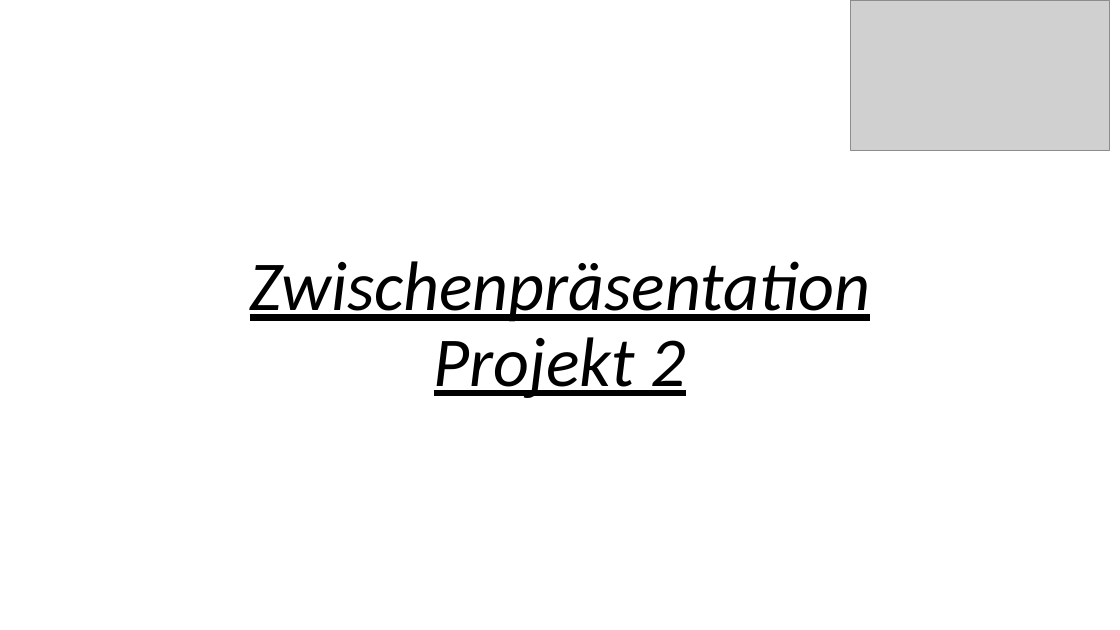
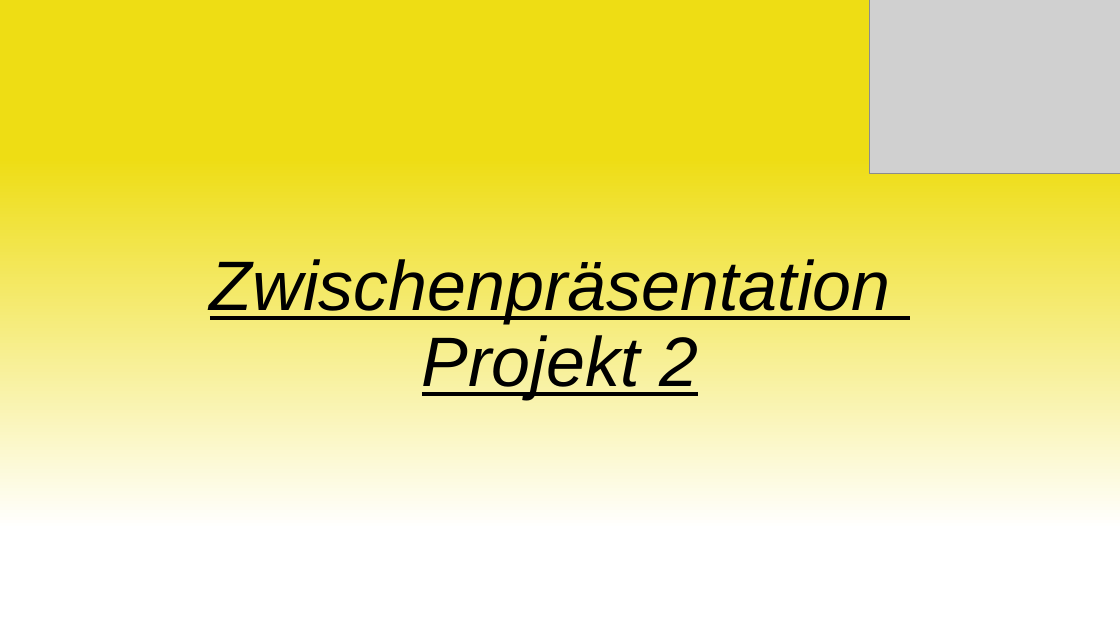
Before and after one commit to Swissmade41/EMI-Filter, a slide deck: slide 1 of Präsentation/Zwischenpräsentation.pptx. Drawn at 1120x630 pixels with LibreOffice and Linux fonts; fonts in the diff are those of the drawing; grey boxes stand for pictures. Boxes give left, top, right and bottom in pixels: in the first picture for what was removed or moved away, otherwise in the second. Text is boxed around its words. In the diff, an @@ line names an element or a change of style, - is before the commit and + after.

```diff
--- a/Präsentation/Zwischenpräsentation.pptx
+++ b/Präsentation/Zwischenpräsentation.pptx
@@ background #FFFFFF to gradient #FFFFFF to #EEDD14 @@
@@ picture: place and size @@
-picture at bbox=[850, 0, 1109, 150]
+picture at bbox=[870, 0, 1120, 173]
@@ title "Zwischenpräsentation Projekt 2" at bbox=[210, 259, 891, 399]: font Calibri to Arial @@
```
Also in this commit, not shown: 5 other slides changed, 1 slide added.
